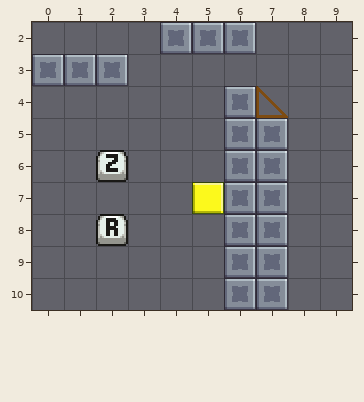
One commit to this Tiled map (JSON): Assets/Level_Editor/TileMap/Room_14.tmj. Above, as it was before the edit.
Cells are 32x32 px. Shown: x 0..9, y 2..10.
New version:
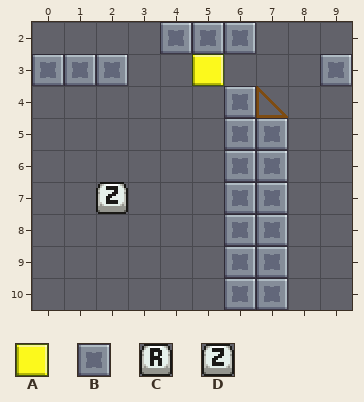
Key: from "tileSet": A 32 "block", B 33 "wall", C 413 "ui", D 430 "ui".
_ is an empty cell.
The exact change:
Layer "Overlap":
y 7: x 2 _ -> D
Layer "Blocks":
y 3: x 5 _ -> A; x 9 _ -> B
y 6: x 2 D -> _
y 7: x 5 A -> _
y 8: x 2 C -> _
Where, in picture pixels (left, top, right, bottom), the same in both pictures:
added: (192, 54, 224, 86)
added: (320, 54, 352, 86)
changed: (96, 150, 128, 246)
removed: (192, 182, 224, 214)
